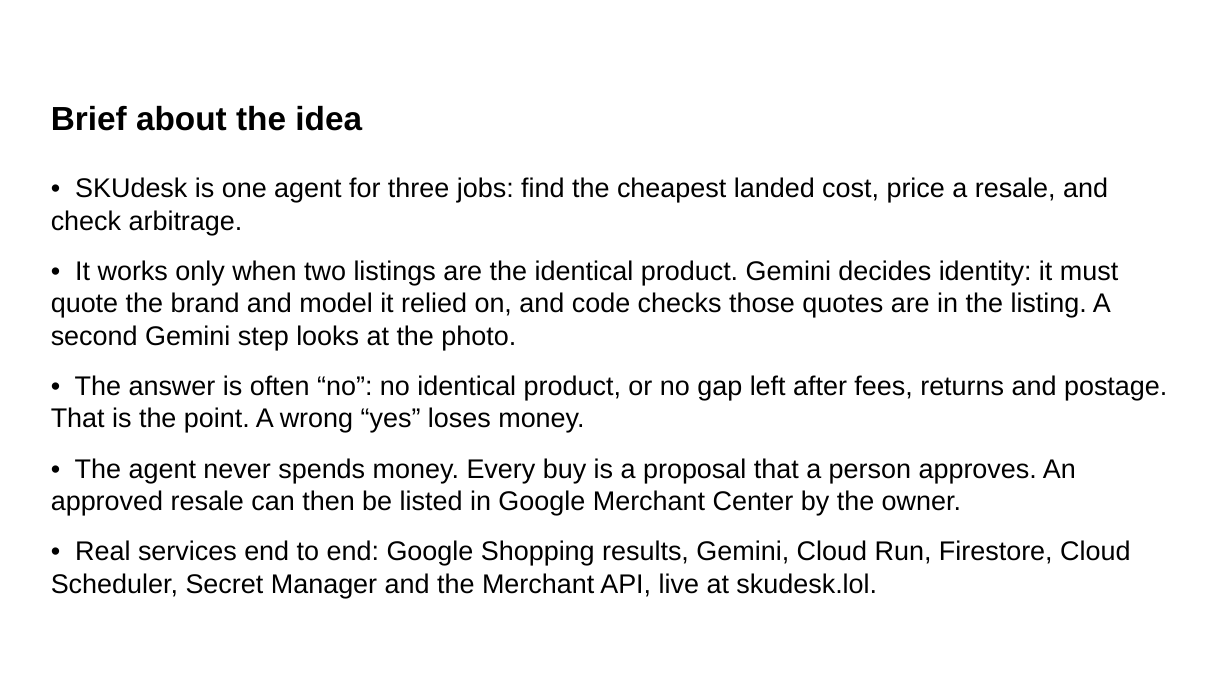
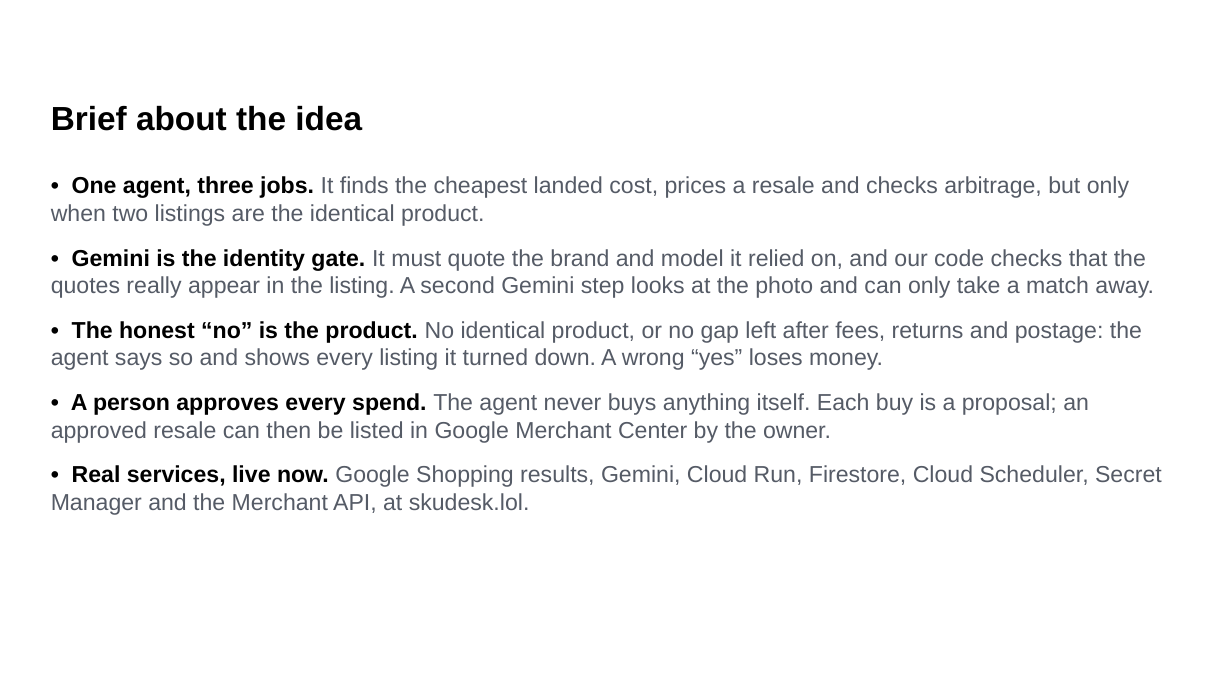
Before and after one commit to johnnyduo/SKUdesk_, a slide deck: slide 2 of submission/SKUdesk-AI-Builder-Cup.pptx. Drawn at 1232x693 pixels with LibreOffice and Linux fonts; fonts in the diff are those of the drawing; background and template pictures are left out. Boxes give left, top, right and bottom in pixels: in the first picture for what was removed or moved away, otherwise in the second. Text is boxed around its words. In the diff, an @@ line names an element or a change of style, - is before the commit and + after.

Commit message:
Submission deck: live numbers on Opportunities, one real check slide with the agent graph, clickable links

```diff
--- a/submission/SKUdesk-AI-Builder-Cup.pptx
+++ b/submission/SKUdesk-AI-Builder-Cup.pptx
@@ text at (51, 176, 1162, 515): text changed; size 21 to 18 pt; text colour #000000 to #555B66 @@
-• SKUdesk is one agent for three jobs: find the cheapest landed cost, price a resale, and check arbitrage.
-• It works only when two listings are the identical product. Gemini decides identity: it must quote the brand and model it relied on, and code checks those quotes are in the listing. A second Gemini step looks at the photo.
-• The answer is often “no”: no identical product, or no gap left after fees, returns and postage. That is the point. A wrong “yes” loses money.
-• The agent never spends money. Every buy is a proposal that a person approves. An approved resale can then be listed in Google Merchant Center by the owner.
-• Real services end to end: Google Shopping results, Gemini, Cloud Run, Firestore, Cloud Scheduler, Secret Manager and the Merchant API, live at skudesk.lol.
+• One agent, three jobs. It finds the cheapest landed cost, prices a resale and checks arbitrage, but only when two listings are the identical product.
+• Gemini is the identity gate. It must quote the brand and model it relied on, and our code checks that the quotes really appear in the listing. A second Gemini step looks at the photo and can only take a match away.
+• The honest “no” is the product. No identical product, or no gap left after fees, returns and postage: the agent says so and shows every listing it turned down. A wrong “yes” loses money.
+• A person approves every spend. The agent never buys anything itself. Each buy is a proposal; an approved resale can then be listed in Google Merchant Center by the owner.
+• Real services, live now. Google Shopping results, Gemini, Cloud Run, Firestore, Cloud Scheduler, Secret Manager and the Merchant API, at skudesk.lol.
```
Also in this commit, not shown: 2 other slides changed, 1 slide added, 1 other file.
